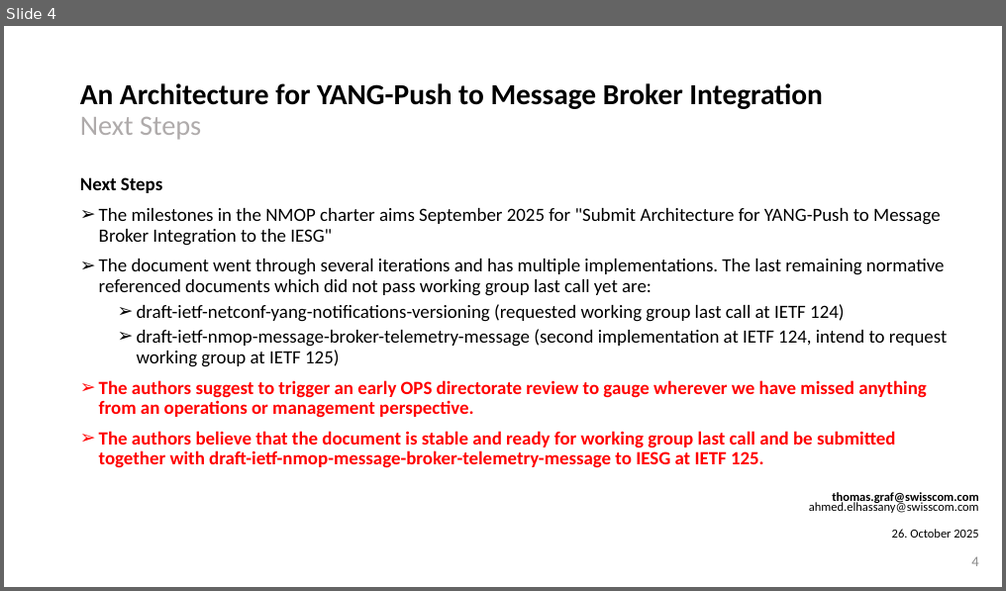
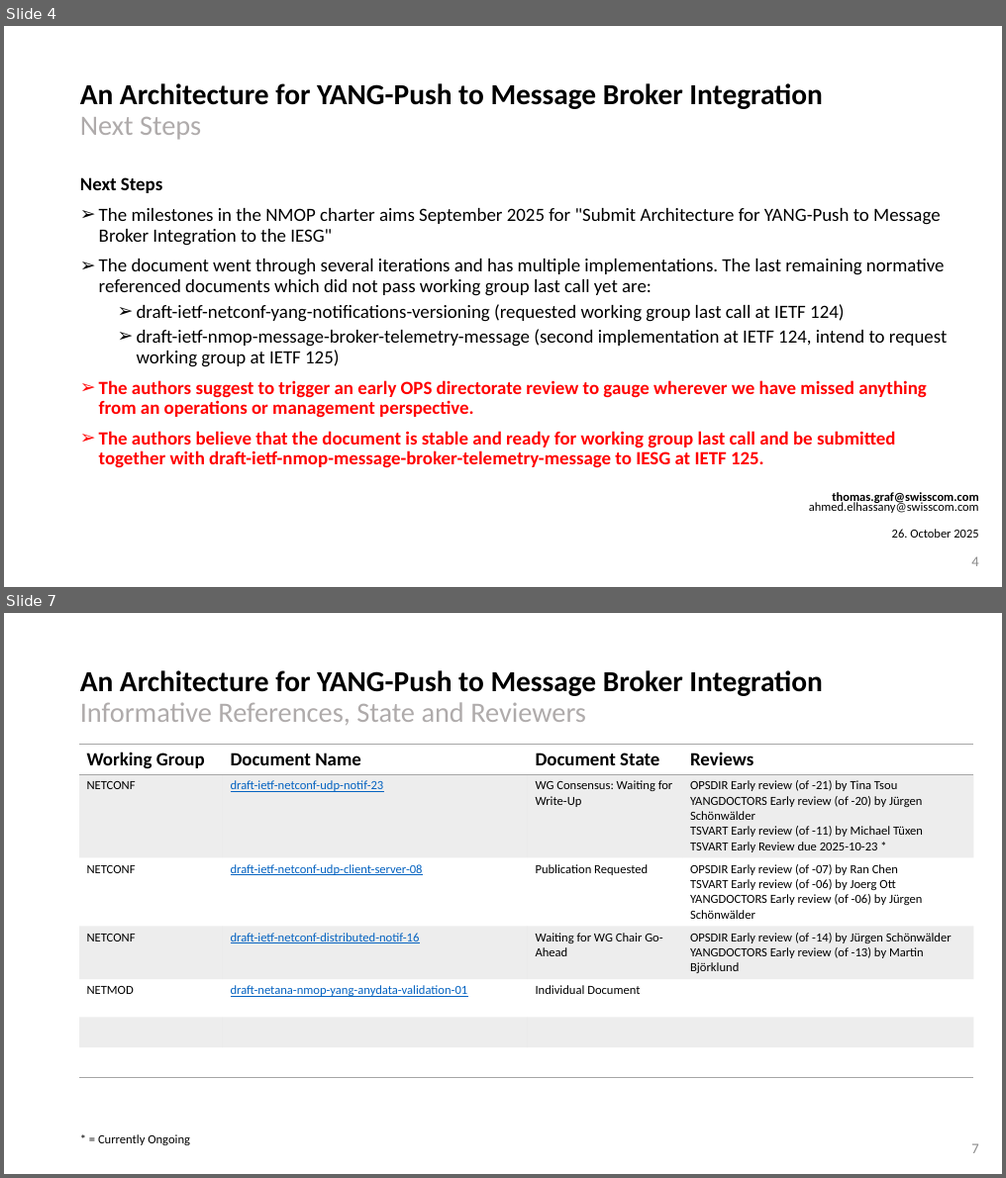
Before and after one commit to network-analytics/ietf-network-analytics-document-status, a slide deck: 124/NMOP/draft-ietf-nmop-yang-message-broker-integration-09.pptx. Shown one above the other, each under a label of ours: slide 4 before the commit, slides 4 and 7 after it; the slides between them are not shown. The pictures are 1006x591 and 1006x1178 pixels, drawn with LibreOffice and Linux fonts; fonts in the diff are those of the drawing. Boxes give left, top, right and bottom in pixels: in the first picture for what was removed or moved away, otherwise in the second. Text is boxed around its words. In the diff, an @@ line names an element or a change of style, - is before the commit and + after.

```diff
--- a/124/NMOP/draft-ietf-nmop-yang-message-broker-integration-09.pptx
+++ b/124/NMOP/draft-ietf-nmop-yang-message-broker-integration-09.pptx
@@ slide 7 added at (4, 613, 1002, 1174), background #FFFFFF @@
@@ title added at (80, 670, 823, 725), 28 pt, text #000000, bold @@
+An Architecture for YANG-Push to Message Broker Integration
+Informative References, State and Reviewers
@@ table added at (79, 744, 974, 1075), 7 rows, 4 columns @@
+Working Group | Document Name | Document State | Reviews
+NETCONF | draft-ietf-netconf-udp-notif-23 | WG Consensus: Waiting for Write-Up | OPSDIR Early review (of -21) by Tina Tsou / YANGDOCTORS Early review (of -20) by Jürgen Schönwälder / TSVART Early review (of -11) by Michael Tüxen / TSVART Early Review due 2025-10-23 *
+NETCONF | draft-ietf-netconf-udp-client-server-08 | Publication Requested | OPSDIR Early review (of -07) by Ran Chen / TSVART Early review (of -06) by Joerg Ott / YANGDOCTORS Early review (of -06) by Jürgen Schönwälder
+NETCONF | draft-ietf-netconf-distributed-notif-16 | Waiting for WG Chair Go-Ahead | OPSDIR Early review (of -14) by Jürgen Schönwälder / YANGDOCTORS Early review (of -13) by Martin Björklund
+NETMOD | draft-netana-nmop-yang-anydata-validation-01 | Individual Document | 
+ |  |  | 
+ |  |  | 
@@ text added at (98, 1135, 190, 1146), 12 pt, text #000000 @@
+* = Currently Ongoing
@@ page number added at (971, 1144, 978, 1154), 14 pt, text #8C8C8C @@
+7
```
Also in this commit, not shown: 2 other slides added, 1 other file.
